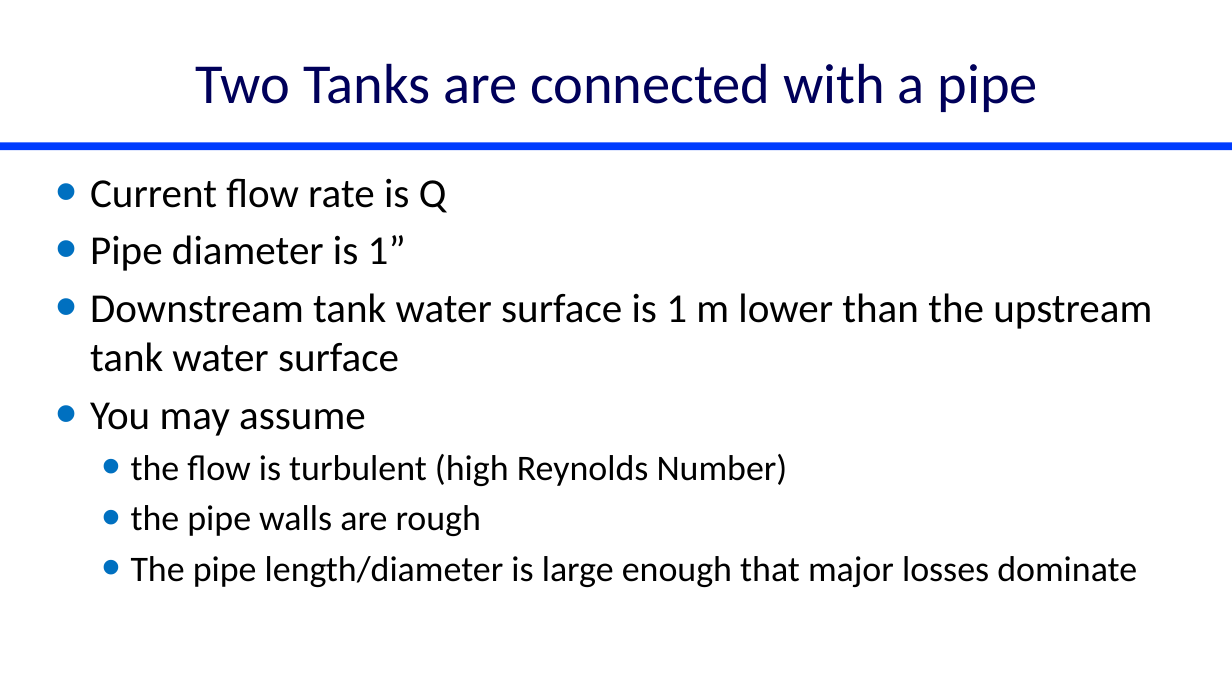
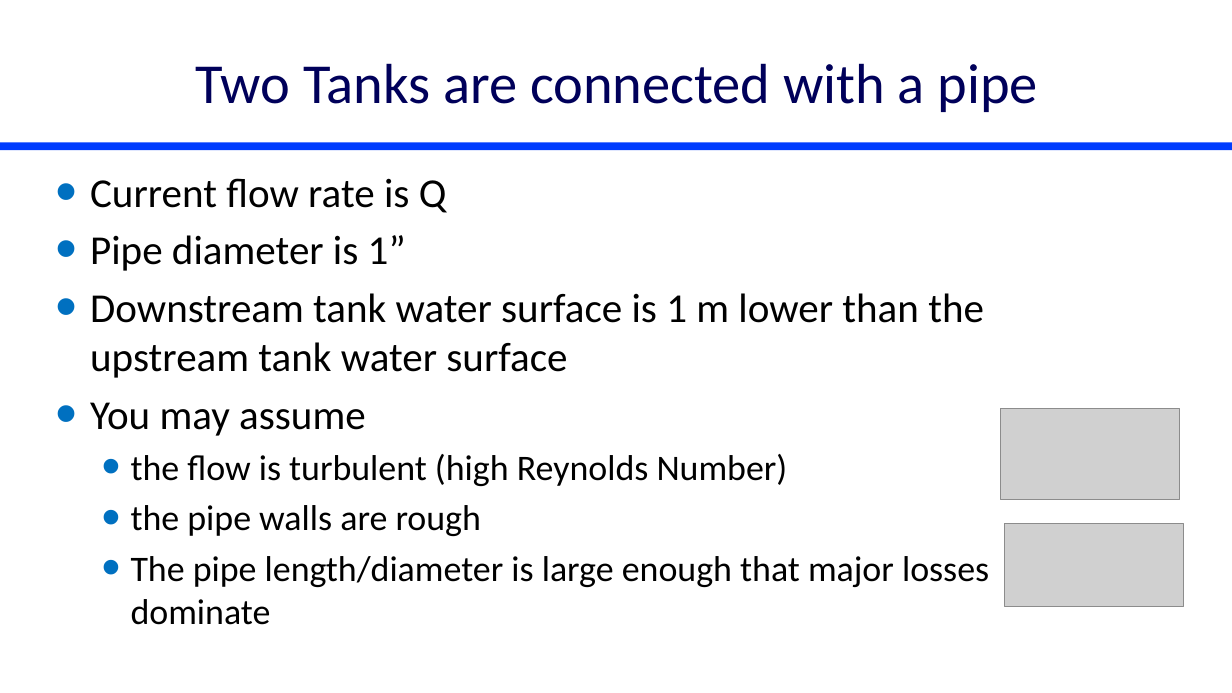
Before and after one commit to monroews/CEE4520Lectures, a slide deck: slide 6 of Discussions/Head Loss.pptx (slide 3 before the commit). Drawn at 1232x693 pixels with LibreOffice and Linux fonts; fonts in the diff are those of the drawing; grey boxes stand for pictures. Boxes give left, top, right and bottom in pixels: in the first picture for what was removed or moved away, otherwise in the second. Text is boxed around its words. In the diff, an @@ line names an element or a change of style, - is before the commit and + after.

```diff
--- a/Discussions/Head Loss.pptx
+++ b/Discussions/Head Loss.pptx
@@ text "Current flow rate is Q" rewrapped from bbox=[90, 178, 1152, 587] to bbox=[90, 178, 989, 625] @@
@@ picture added at bbox=[1001, 409, 1180, 500] @@
@@ picture added at bbox=[1005, 524, 1184, 607] @@
```
Also in this commit, not shown: 1 other slide changed, 3 slides added, 8 other files.
